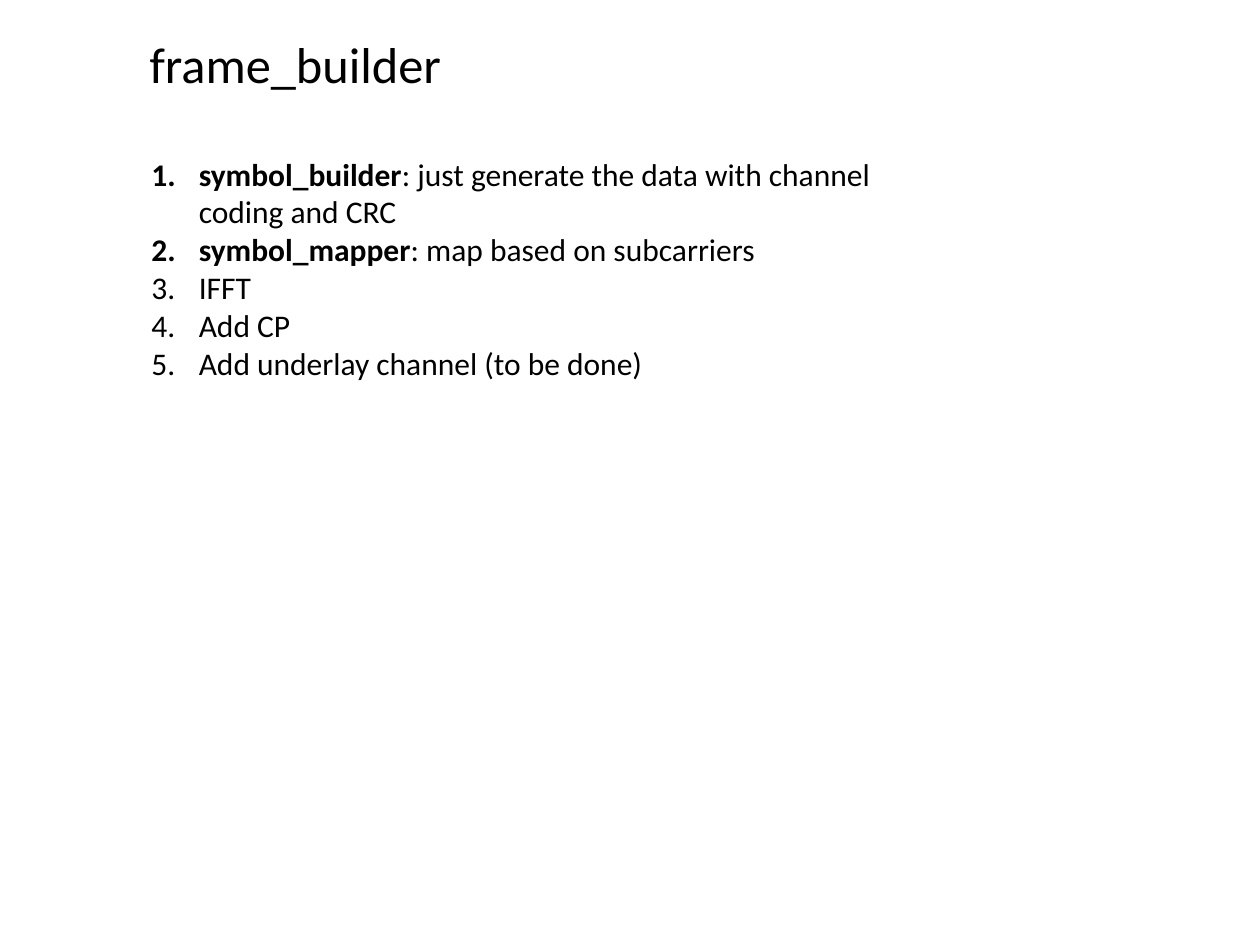
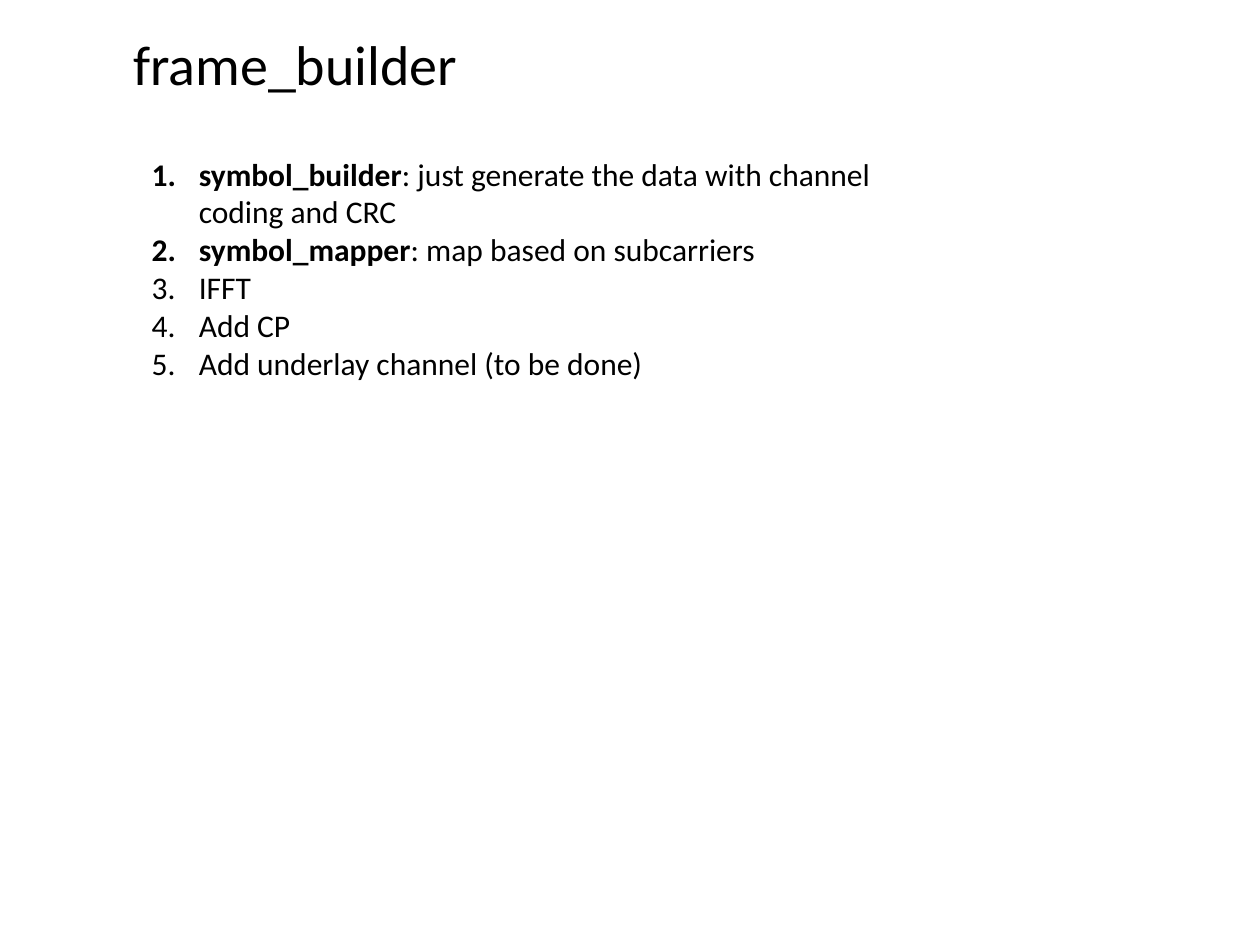
Before and after one commit to r4tn3sh/ncofdm_final, a slide deck: slide 3 of Blocks.pptx. Drawn at 1260x945 pixels with LibreOffice and Linux fonts; fonts in the diff are those of the drawing. Boxes give left, top, right and bottom in pixels: in the first picture for what was removed or moved away, otherwise in the second. Text is boxed around its words. In the diff, an @@ line names an element or a change of style, - is before the commit and + after.

```diff
--- a/Blocks.pptx
+++ b/Blocks.pptx
@@ text "frame_builder" at box(133, 46, 457, 93): size 28.8 to 32 pt @@
```
Also in this commit, not shown: 3 other slides changed, 1 slide added, 13 other files.
